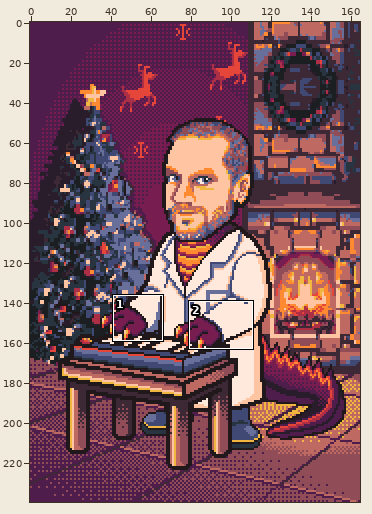
Two states of a pixel-art file, 25/SW/src/assets/main.aseprite. Above, an overview of the earlier version with the close-up marked.
Close-up. The starting point:
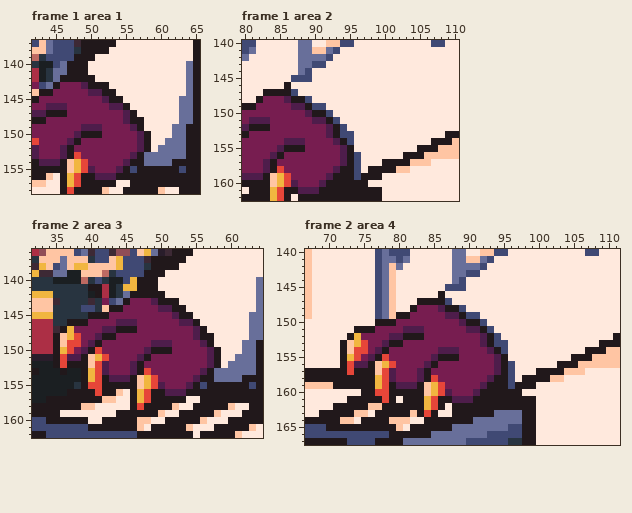
165x240 pixels, 12 frames. Shown: frame 1 area 1: x 42..65, y 137..158; frame 1 area 2: x 80..110, y 140..162; frame 2 area 3: x 32..64, y 136..162; frame 2 area 4: x 67..111, y 140..167. The commit also changed other frames or places, which this record leaves out.
After:
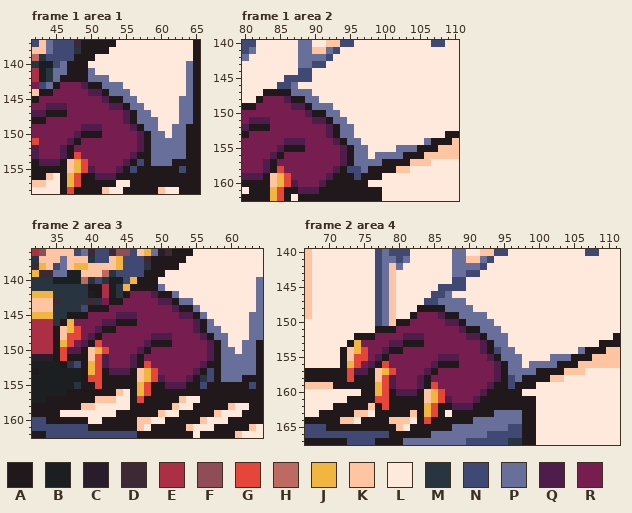
Palette (. is transparent): A #21181b  B #1b1f22  C #291d2b  D #3d2935  E #ac2f45  F #904d57  G #e64639  H #be6a62  J #f1b640  K #ffc5a3  L #ffe9dd  M #283440  N #404974  P #686f9a  Q #4e1d4b  R #771d50
Diff:
Changed rows in their new state; - is an unchanged pixel.
Frame 1 area 1, layer "character/vest":
first column x 50:
141 P----------
142 PPP--------
143 --PPP------
144 ---PPP-----
145 -----PP----
146 ------PP---
147 -------PP--
148 -------PPP-
149 --------PP-
150 ---------PP
151 ---------PP
152 ---------P-
153 --------A--
154 -------NA--
Frame 1 area 2, layer "character/vest":
first column x 85:
144 ---N------------------
145 -N--------------------
146 NNP-------------------
147 --PPP-----------------
148 ----PP----------------
149 -----PPP--------------
150 -------PP-------------
151 --------PP------------
152 ---------PP-----------
153 ---------PP-----------
154 ----------PP---------P
155 -----------PP----PPP--
156 -----------PP-PPPP----
157 -----------PPPP-------
158 ----------N-P---------
Frame 2 area 3, layers "character/Rhand", "character/vest":
first column x 35:
141 -----------A---P----------
142 ----------ARRRQ-AP--------
143 --------AAR---RQQ-PP------
144 -----AAARR-----RRQ-AP-----
145 --AAARRR-QQQ-----RQQAP----
146 -AJRR--QQAAA------RRQAP---
147 AK-G--QAARRR----------PP--
148 --G--QARR-----QQQ---RQ-PP-
149 -J-RQAG------QAAA----RQAP-
150 -GQQAKJG----QARRR-------PP
151 --AA--GQ---QAR----------PP
152 BAMN-J-------G-------QA-P-
153 -B-----AQQQAKJG-----QANA--
154 -----G--AAA----Q---QAMNA--
155 -----A------JGAAQQQA------
156 ------A---------AAA-------
157 ------K-----GA----K-------
158 ------------A-------------
Frame 2 area 4, layers "character/Lhand", "character/vest":
first column x 72:
144 ----------------N------------------
145 --------------N--------------------
146 -------------NNP-------------------
147 -----------LNNPPPP-----------------
148 ----------LAAAAPPPP----------------
149 --------LLA---QAAPPPP--------------
150 -----NPKAA-----QQAPPPP-------------
151 --LLLAAA-RRR-----QAAPPP------------
152 -LAAA--RRQQQ------QQAPPP-----------
153 LA-R--RQQAAA----------PP-----------
154 --J--RQAA-----RRR---QANPP---------P
155 -K-GRQA------RQQQ----QAPPP----PPP--
156 -JGRQAGR----RQAAA-------PP-PPPP----
157 --QQ--JG---RQA----------PPPP-------
158 -G---K-------R-------RQ--P---------
159 -------QRRRQAGR-----RQ-------------
160 -----J--QQQ----R---RQ--------------
161 -----G--A---KJGQRRRQ---------------
162 -----AG--------AQQQ----------------
163 ------------JGA--------------------
164 -----------AG----------------------
